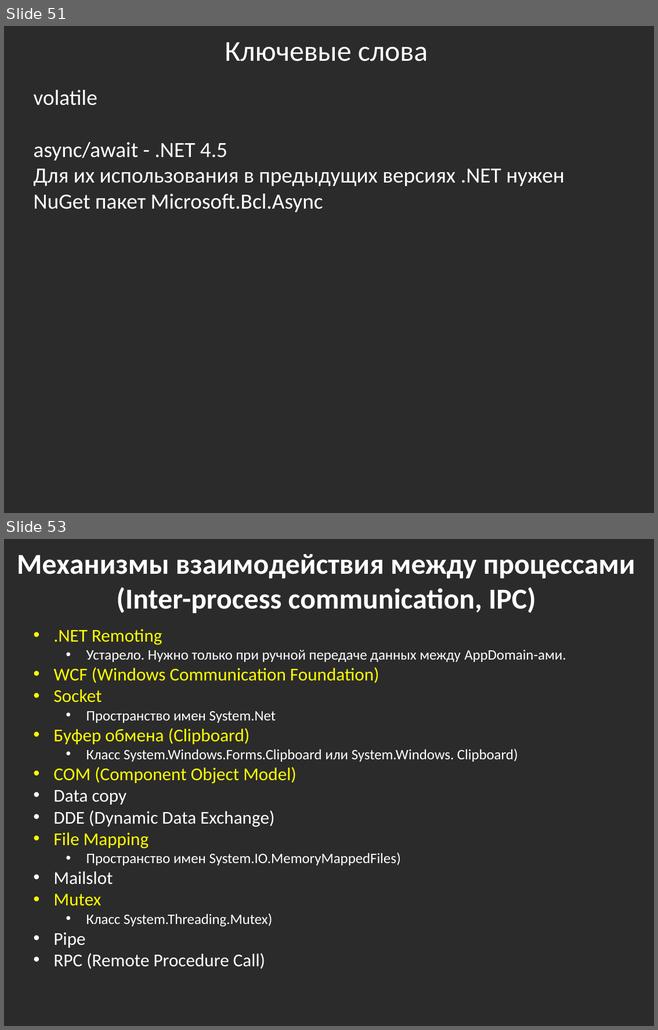
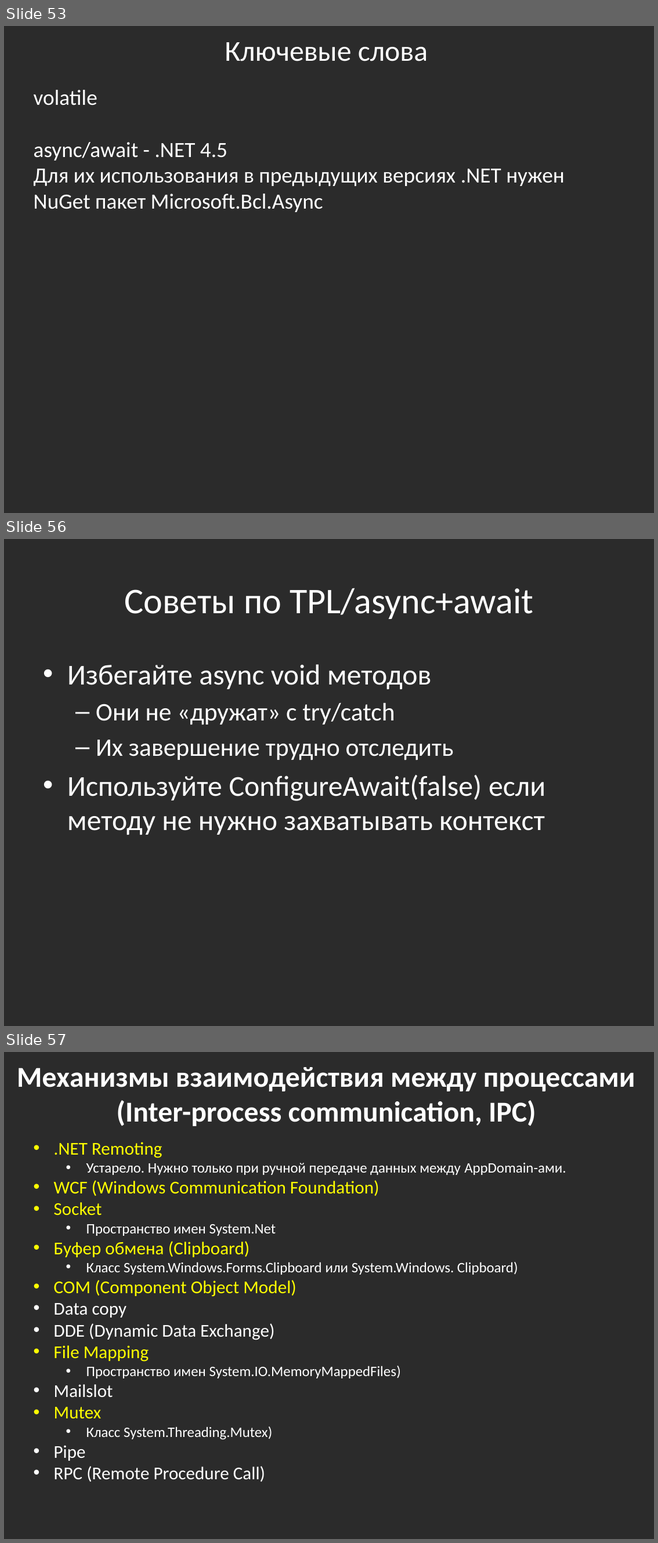
Before and after one commit to bazile/Training, a slide deck: Presentation/lesson-08-multithreading.pptx. Shown one above the other, each under a label of ours: slides 51 and 53 before the commit, slides 53, 56 and 57 after it; the slides between them are not shown. The pictures are 658x1030 and 658x1543 pixels, drawn with LibreOffice and Linux fonts; fonts in the diff are those of the drawing; background and template pictures are left out; a plain dark background stands for a picture behind light text. Boxes give left, top, right and bottom in pixels: in the first picture for what was removed or moved away, otherwise in the second. Text is boxed around its words. In the diff, an @@ line names an element or a change of style, - is before the commit and + after.

```diff
--- a/Presentation/lesson-08-multithreading.pptx
+++ b/Presentation/lesson-08-multithreading.pptx
@@ slide 56 added at [4, 539, 654, 1026], background picture (left out) @@
@@ title added at [124, 588, 533, 619], 40 pt, text #FFFFFF @@
+Советы по TPL/async+await
@@ text added at [67, 664, 545, 835], 32 pt, text #FFFFFF @@
+• Избегайте async void методов
+  – Они не «дружат» с try/catch
+  – Их завершение трудно отследить
+• Используйте ConfigureAwait(false) если методу не нужно захватывать контекст
@@ what was slide 51 is now slide 53 @@
@@ what was slide 53 is now slide 57 @@
```
Also in this commit, not shown: 3 other slides added, 8 other files.
